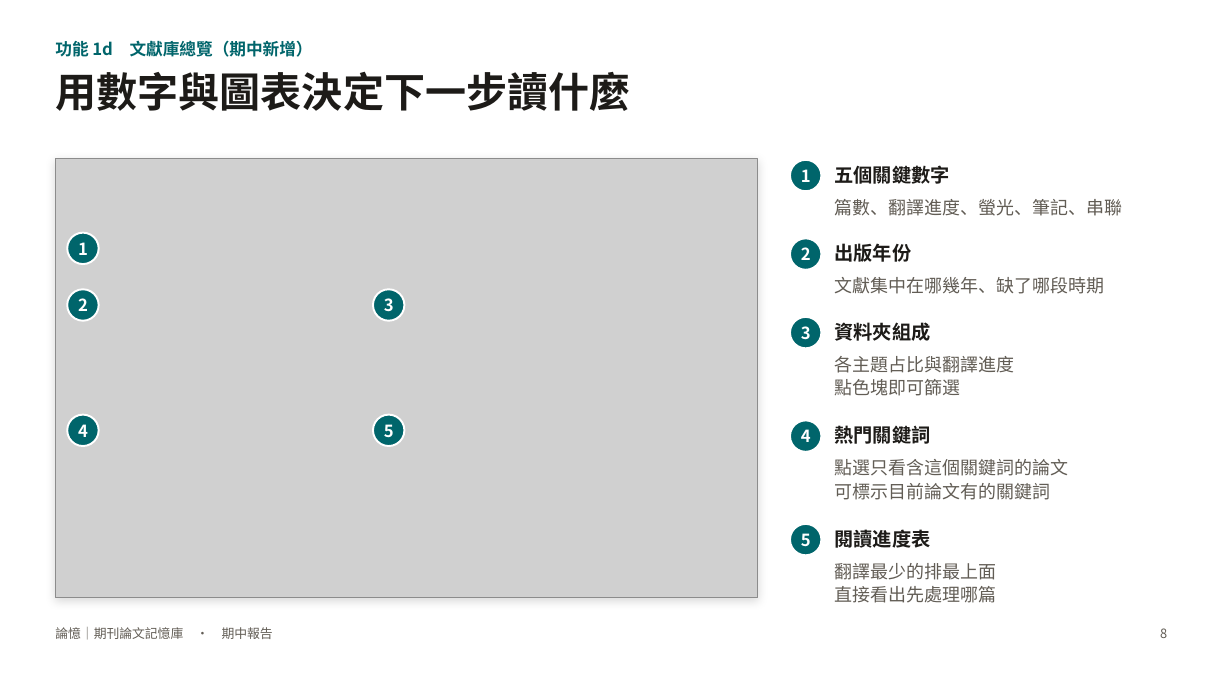
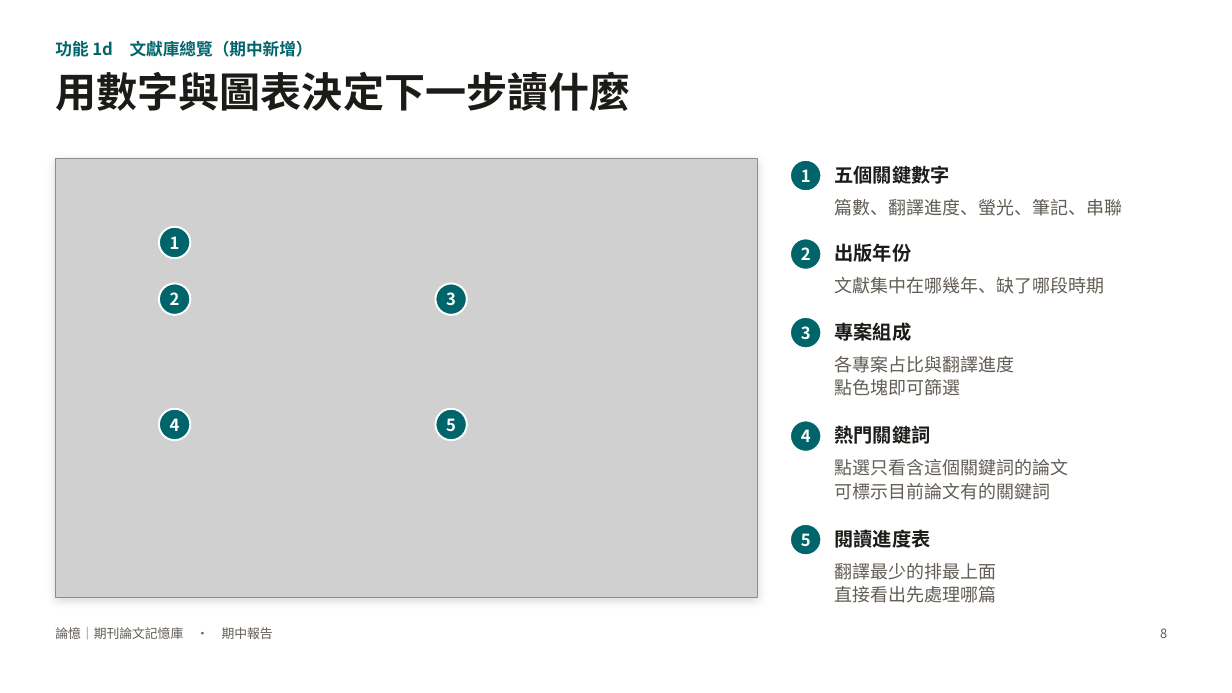
Before and after one commit to charleslin2003-prog/Journal-Article-Memory-Tool, a slide deck: slide 8 of docs/期中報告_論憶.pptx. Drawn at 1232x693 pixels with LibreOffice and Linux fonts; fonts in the diff are those of the drawing; grey boxes stand for pictures. Boxes give left, top, right and bottom in pixels: in the first picture for what was removed or moved away, otherwise in the second. Text is boxed around its words. In the diff, an @@ line names an element or a change of style, - is before the commit and + after.

```diff
--- a/docs/期中報告_論憶.pptx
+++ b/docs/期中報告_論憶.pptx
@@ text at (x1=834, y1=322, x2=911, y2=341): text changed @@
-資料夾組成
+專案組成
@@ text at (x1=834, y1=356, x2=1014, y2=373): text changed @@
-各主題占比與翻譯進度
+各專案占比與翻譯進度
@@ 3 texts, 3 ellipses moved together from (x1=67, y1=233, x2=99, y2=446) to (x1=159, y1=226, x2=190, y2=440) @@
@@ 2 texts, 2 ellipses moved together from (x1=373, y1=289, x2=405, y2=446) to (x1=435, y1=284, x2=467, y2=440) @@
```
Also in this commit, not shown: 10 other slides changed, 3 slides added, 14 other files.
